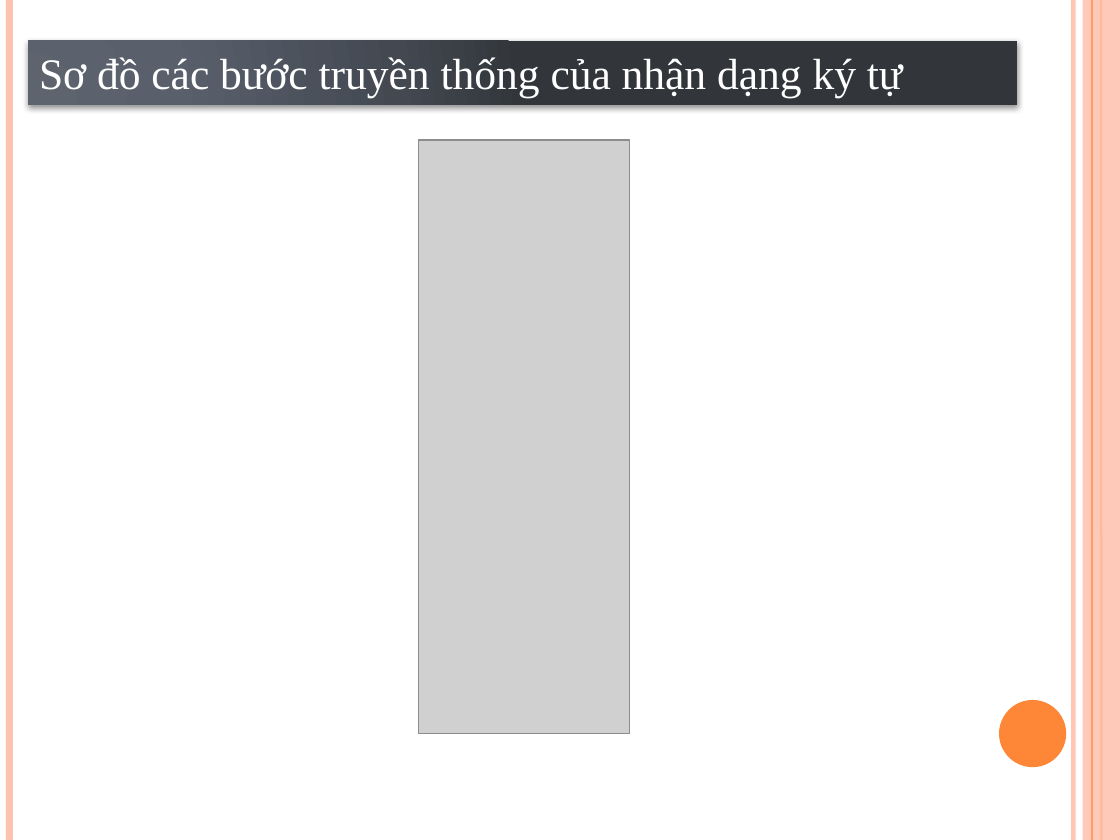
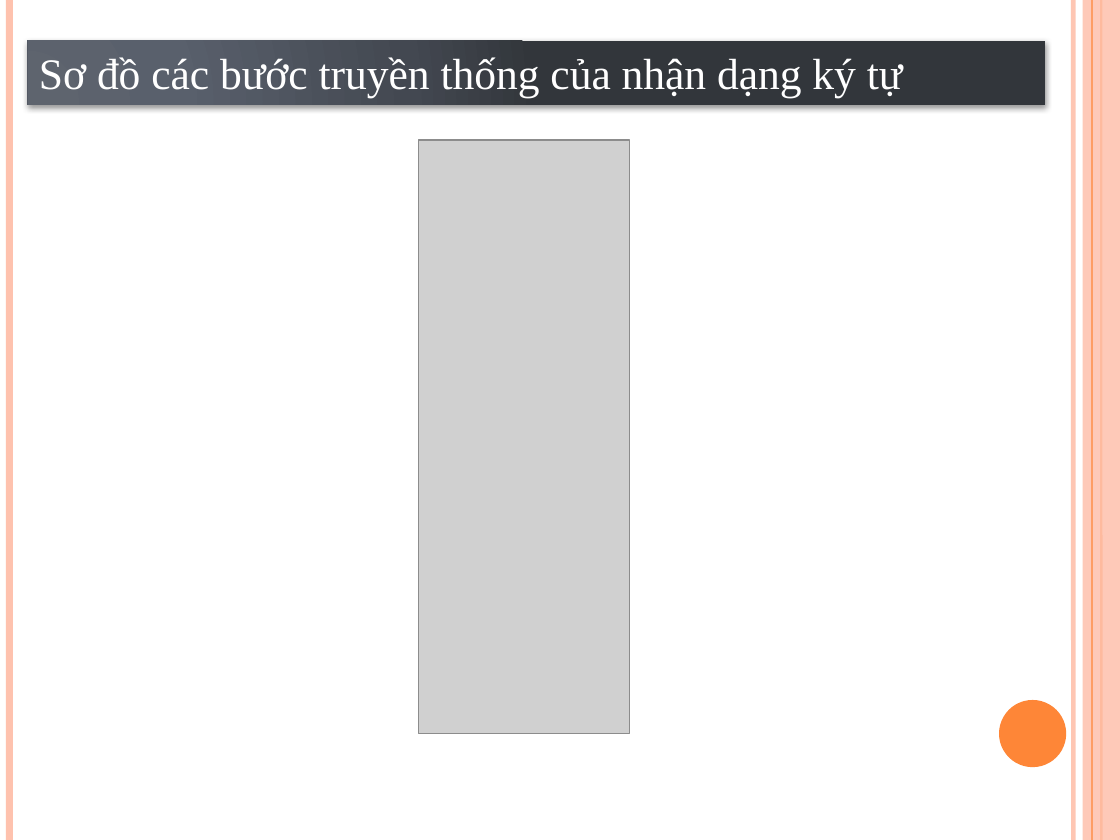
Before and after one commit to VoLeKhanhDuy/Xu_Ly_Anh, a slide deck: slide 4 of Optical character recognition using template matching.pptx. Drawn at 1120x840 pixels with LibreOffice and Linux fonts; fonts in the diff are those of the drawing; grey boxes stand for pictures. Boxes give left, top, right and bottom in pixels: in the first picture for what was removed or moved away, otherwise in the second. Text is boxed around its words. In the diff, an @@ line names an element or a change of style, - is before the commit and + after.

```diff
--- a/Optical character recognition using template matching.pptx
+++ b/Optical character recognition using template matching.pptx
@@ rectangle "Sơ đồ các bước truyền ...": place and size @@
-rectangle "Sơ đồ các bước truyền ..." at <box>28,40,1017,104</box>
+rectangle "Sơ đồ các bước truyền ..." at <box>28,40,1045,104</box>
```
Also in this commit, not shown: 5 other slides changed, 1 slide added.
